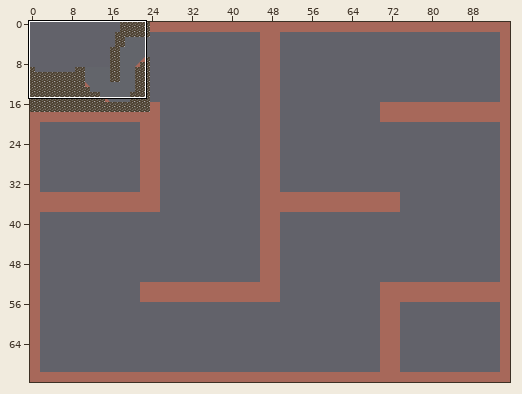
A Tiled map gets an edit: misc/tiled/maps/03.2.cave.tmx. Above, an overview of the earlier version with the close-up marked.
Close-up. Old version:
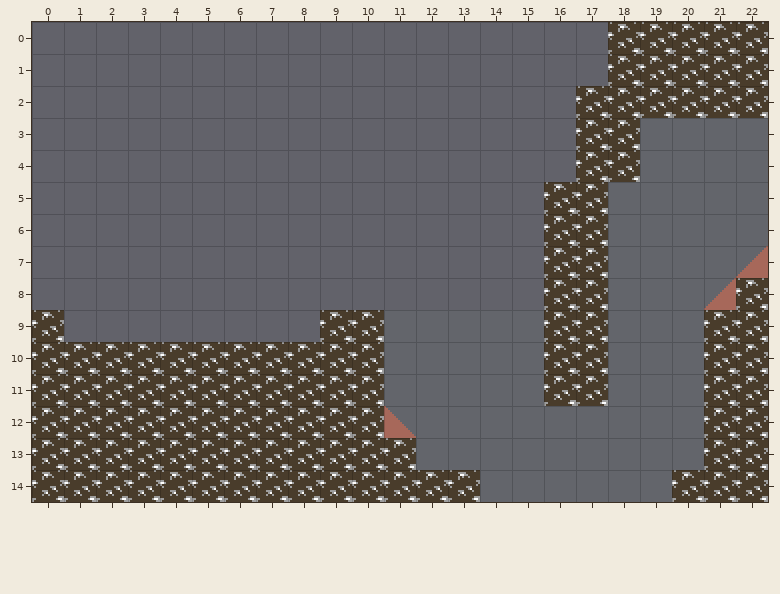
Cells are 16x16 px. Shown: x 0..22, y 0..14. The commit also changed other parts of the map, which this record leaves out.
Once edited:
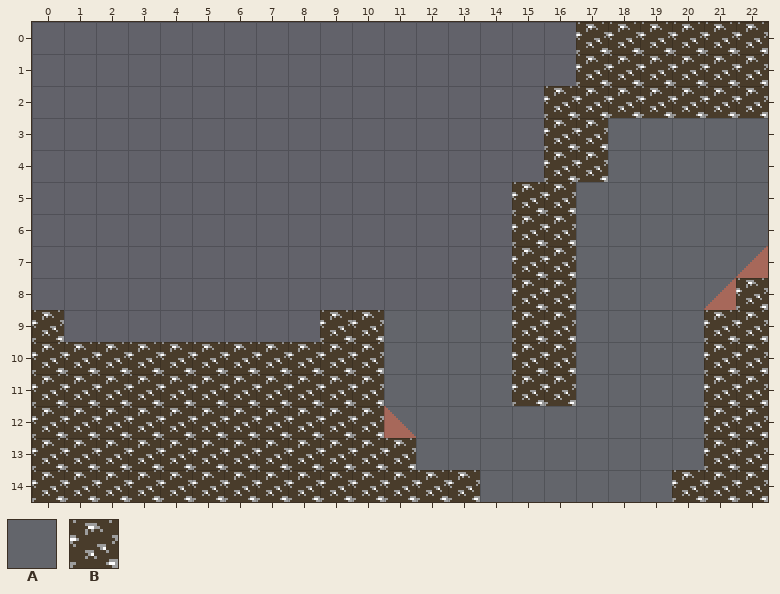
Key: from "Dev": A 14 "wall", B 20 "rock".
_ is an empty cell.
From old to new:
Layer "back":
y 3..4: x 18 _ -> A
y 5..8: x 17 _ -> A
y 9..11: x 15 A -> _; x 17 _ -> A
Layer "block":
y 0..1: x 17 _ -> B
y 2: x 16 _ -> B
y 3..4: x 16 _ -> B; x 18 B -> _
y 5..11: x 15 _ -> B; x 17 B -> _
